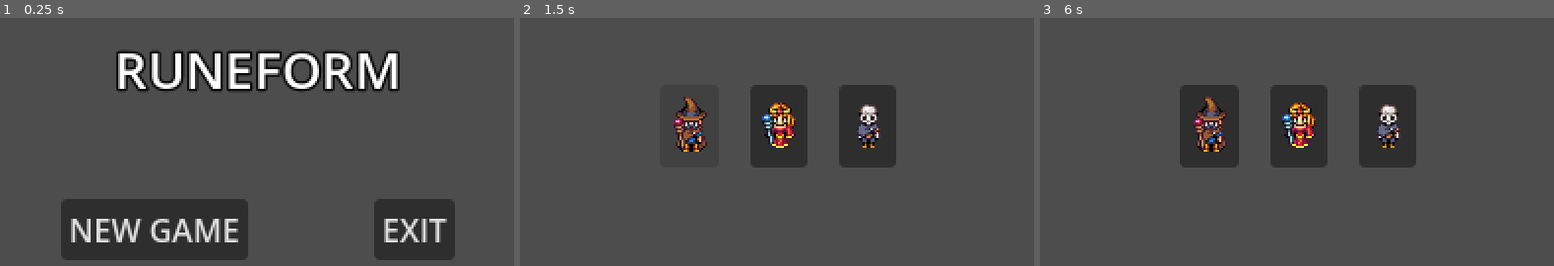
Above: before the commit, frames 1-3 (left to right).
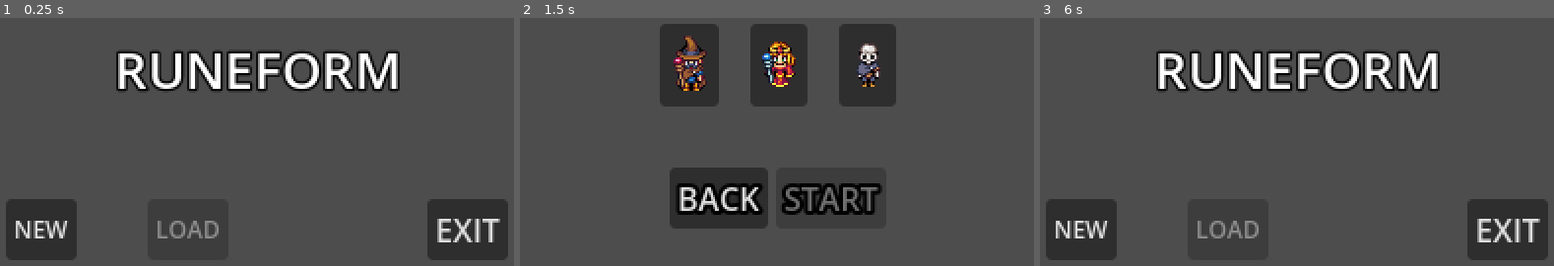
Above: after the commit, the same moments.

Repository: codeSmallmak/Project-mage-craft
Game: Godot game, scene res://Menus/Title/title.tscn
The game is run twice, just before and just after one commit, with the same random seed, the same clock (stepped at 60 frames per second) and the same inputs. Before the commit the project has no main scene; this scene is started directly in both runs.
Inputs (mouse positions are in pixels of both pictures, inside the frame that each line leads up to):
- Up to frame 1 (0.25 s): no input
- Up to frame 2 (1.5 s): click "NEW GAME" (after the commit: "NEW") at 0.5 s; click (689, 127) at 1.27 s
- Up to frame 3 (6 s): click (1209, 65) at 2.02 s; click (1297, 127) at 2.77 s; click (1297, 65) at 3.52 s; click (1389, 127) at 4.27 s; click (1389, 65) at 5.02 s; click (1240, 199) at 5.75 s, where only the run after the commit has a clickable "BACK"

The runs differ from the first frame. In frame 1, 13% of the frame differs, in the area x 1-99%, y 73-98%; in frame 2, 21%; in frame 3, 24%, in the area x 1-99%, y 13-98%.
Error after the commit: Invalid access to property or key 'lore' on a base object of type 'Nil'. (res://Menus/Character)

Commit message:
Structuring CHaracter select screen and added documentation for quick sharing of data structures

Diff:
--- /dev/null
+++ b/Menus/Character Selection/character_selections_menu.gd
@@ -0,0 +1,29 @@
+extends Control
+
+@export var cedric_data: CharacterData
+@export var gen_data: CharacterData
+@export var knocker_data: CharacterData
+
+var selected_character: CharacterData = null
+
+func _ready() -> void:
+	%CedricButton.pressed.connect(_on_character_selected.bind(cedric_data))
+	%GenButton.pressed.connect(_on_character_selected.bind(gen_data))
+	%KnockerButton.pressed.connect(_on_character_selected.bind(knocker_data))
+	%StartButton.pressed.connect(_on_start)
+	%BackButton.pressed.connect(_on_back)
+	%StartButton.disabled = true
+
+func _on_character_selected(data: CharacterData) -> void:
+	selected_character = data
+	%LoreLabel.text = data.lore
+	%StartButton.disabled = false
+
+func _on_start() -> void:
+	if selected_character == null:
+		return
+	SaveManager.new_run(selected_character.id)
+	get_tree().change_scene_to_file("res://Game/game.tscn")
+
+func _on_back() -> void:
+	get_tree().change_scene_to_file("res://Menus/Title/title.tscn")
--- a/Menus/Character Selection/character_selections_menu.tscn
+++ b/Menus/Character Selection/character_selections_menu.tscn
@@ -1,6 +1,7 @@
 [gd_scene format=3 uid="uid://bw5v3eyfsb2k2"]
 
 [ext_resource type="Texture2D" uid="uid://c42cxgctd8ldy" path="res://Characters/WisePlayer.png" id="1_75qr8"]
+[ext_resource type="Script" uid="uid://crf3ce4pqjrph" path="res://Menus/Character Selection/character_selections_menu.gd" id="1_dwec8"]
 [ext_resource type="Texture2D" uid="uid://bdqiflnlodqn1" path="res://Characters/PrincessPlayer.png" id="2_dwec8"]
 [ext_resource type="Texture2D" uid="uid://bpf08pojnr81a" path="res://Characters/SkelePlayer.png" id="3_sfhsl"]
 
@@ -25,6 +26,7 @@
 grow_vertical = 2
 size_flags_horizontal = 4
 size_flags_vertical = 4
+script = ExtResource("1_dwec8")
 
 [node name="VBoxContainer" type="VBoxContainer" parent="." unique_id=172646383]
 layout_mode = 1
@@ -40,18 +42,46 @@
 theme_override_constants/separation = 16
 alignment = 1
 
-[node name="Button" type="Button" parent="VBoxContainer/HBoxContainer" unique_id=1434051986]
+[node name="CedricButton" type="Button" parent="VBoxContainer/HBoxContainer" unique_id=1434051986]
+unique_name_in_owner = true
 layout_mode = 2
 theme_override_constants/outline_size = 8
 icon = SubResource("AtlasTexture_orgyv")
 icon_alignment = 1
 
-[node name="Button2" type="Button" parent="VBoxContainer/HBoxContainer" unique_id=2055618983]
+[node name="GenButton" type="Button" parent="VBoxContainer/HBoxContainer" unique_id=2055618983]
+unique_name_in_owner = true
 layout_mode = 2
 theme_override_constants/outline_size = 8
 icon = SubResource("AtlasTexture_k1013")
 
-[node name="Button3" type="Button" parent="VBoxContainer/HBoxContainer" unique_id=322372991]
+[node name="KnockerButton" type="Button" parent="VBoxContainer/HBoxContainer" unique_id=322372991]
+unique_name_in_owner = true
 layout_mode = 2
 theme_override_constants/outline_size = 8
 icon = SubResource("AtlasTexture_1yrm8")
+
+[node name="MarginContainer" type="MarginContainer" parent="VBoxContainer" unique_id=572202504]
+layout_mode = 2
+theme_override_constants/margin_left = 48
+theme_override_constants/margin_right = 48
+
+[node name="LoreLabel" type="Label" parent="VBoxContainer/MarginContainer" unique_id=1803815319]
+unique_name_in_owner = true
+layout_mode = 2
+
+[node name="HBoxContainer2" type="HBoxContainer" parent="VBoxContainer" unique_id=186640615]
+layout_mode = 2
+alignment = 1
+
+[node name="BackButton" type="Button" parent="VBoxContainer/HBoxContainer2" unique_id=850353231]
+unique_name_in_owner = true
+layout_mode = 2
+theme_override_constants/outline_size = 8
+text = "BACK"
+
+[node name="StartButton" type="Button" parent="VBoxContainer/HBoxContainer2" unique_id=1305534554]
+unique_name_in_owner = true
+layout_mode = 2
+theme_override_constants/outline_size = 8
+text = "START"
--- a/Menus/Title/title.gd
+++ b/Menus/Title/title.gd
@@ -4,11 +4,19 @@
 func _ready() -> void:
 	var exit_button = %ExitBtn
 	var new_game_button = %NewGameBtn
+	var load_game_button = %LoadGameBtn
+
 	new_game_button.pressed.connect(_on_new_game)
 	exit_button.pressed.connect(_on_exit)
+	load_game_button.pressed.connect(_on_load_game)
+	load_game_button.disabled = !SaveManager.has_save()
 
 func _on_new_game() -> void:
 	get_tree().change_scene_to_file("res://Menus/Character Selection/character_selections_menu.tscn")
 
+func _on_load_game() -> void:
+	SaveManager.read()
+	get_tree().change_scene_to_file("res://Game/game.tscn")
+
 func _on_exit() -> void:
 	get_tree().quit()
--- a/Menus/Title/title.tscn
+++ b/Menus/Title/title.tscn
@@ -58,9 +58,31 @@
 [node name="NewGameBtn" type="Button" parent="VBoxContainer/HBoxContainer" unique_id=551175279]
 unique_name_in_owner = true
 layout_mode = 2
-text = "NEW GAME"
+theme_override_font_sizes/font_size = 12
+text = "NEW"
 
 [node name="Spacer2" type="Control" parent="VBoxContainer/HBoxContainer" unique_id=640023596]
+layout_mode = 2
+size_flags_horizontal = 3
+size_flags_vertical = 3
+
+[node name="LoadGameBtn" type="Button" parent="VBoxContainer/HBoxContainer" unique_id=1608092334]
+unique_name_in_owner = true
+layout_mode = 2
+theme_override_font_sizes/font_size = 12
+text = "LOAD"
+
+[node name="Spacer3" type="Control" parent="VBoxContainer/HBoxContainer" unique_id=1492430655]
+layout_mode = 2
+size_flags_horizontal = 3
+size_flags_vertical = 3
+
+[node name="Spacer4" type="Control" parent="VBoxContainer/HBoxContainer" unique_id=303944707]
+layout_mode = 2
+size_flags_horizontal = 3
+size_flags_vertical = 3
+
+[node name="Spacer6" type="Control" parent="VBoxContainer/HBoxContainer" unique_id=890782076]
 layout_mode = 2
 size_flags_horizontal = 3
 size_flags_vertical = 3
@@ -70,7 +92,7 @@
 layout_mode = 2
 text = "EXIT"
 
-[node name="Spacer3" type="Control" parent="VBoxContainer/HBoxContainer" unique_id=1492430655]
+[node name="Spacer5" type="Control" parent="VBoxContainer/HBoxContainer" unique_id=1640724633]
 layout_mode = 2
 size_flags_horizontal = 3
 size_flags_vertical = 3
--- /dev/null
+++ b/autoloads/SaveManager.gd
@@ -0,0 +1,37 @@
+extends Node
+
+const SAVE_PATH = "user://save.json"
+
+var save_data: Dictionary = {}
+
+func new_run(character_id: int) -> void:
+	save_data = {
+		"character": character_id,
+		"current_map": "",
+		"current_node": "",
+		"completed_nodes": [],
+		"hp": 0,
+		"max_hp": 0,
+		"unlocked_spells": [],
+		"unlocked_energies": []
+	}
+	write()
+
+func write() -> void:
+	var file = FileAccess.open(SAVE_PATH, FileAccess.WRITE)
+	file.store_string(JSON.stringify(save_data))
+
+func read() -> bool:
+	if not FileAccess.file_exists(SAVE_PATH):
+		return false
+	var file = FileAccess.open(SAVE_PATH, FileAccess.READ)
+	save_data = JSON.parse_string(file.get_as_text())
+	return true
+
+func has_save() -> bool:
+	return FileAccess.file_exists(SAVE_PATH)
+
+func delete_save() -> void:
+	if has_save():
+		DirAccess.remove_absolute(SAVE_PATH)
+		save_data = {}
--- a/project.godot
+++ b/project.godot
@@ -11,6 +11,7 @@
 [application]
 
 config/name="ProjectMageCraft"
+run/main_scene="uid://b8qy7rnih4oko"
 config/features=PackedStringArray("4.6", "GL Compatibility")
 config/icon="res://icon.svg"
 
@@ -19,6 +20,7 @@
 Globals="*uid://cbjr48720b2af"
 SpellLoader="*uid://dlsid2x7rvws3"
 SpellManager="*uid://dwy5jjsfaeb8t"
+SaveManager="*uid://dl8sfga13q7l7"
 
 [display]
 
Not shown, added: Menus/Character Selection/character_selections_menu.gd.uid
Not shown, added: autoloads/SaveManager.gd.uid
